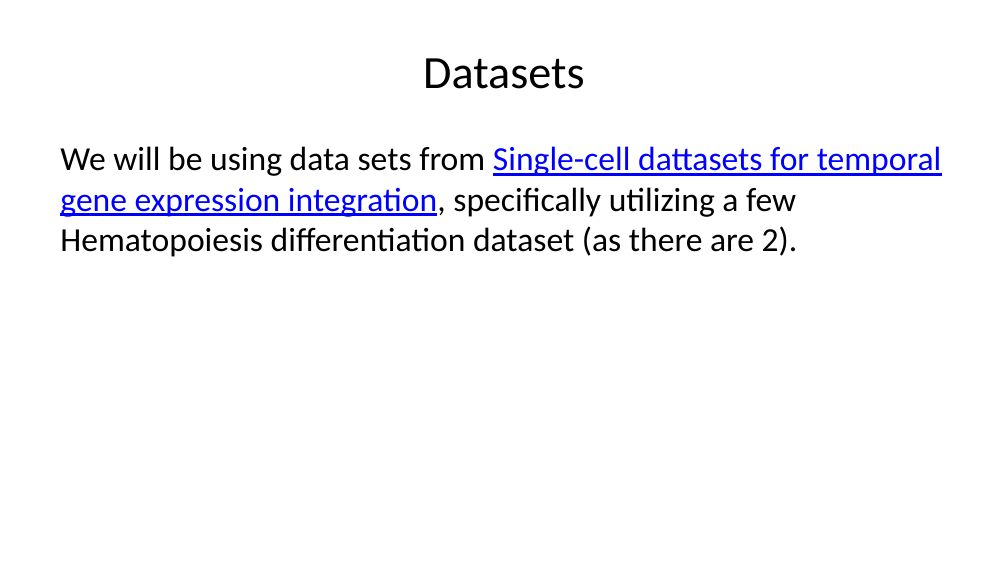
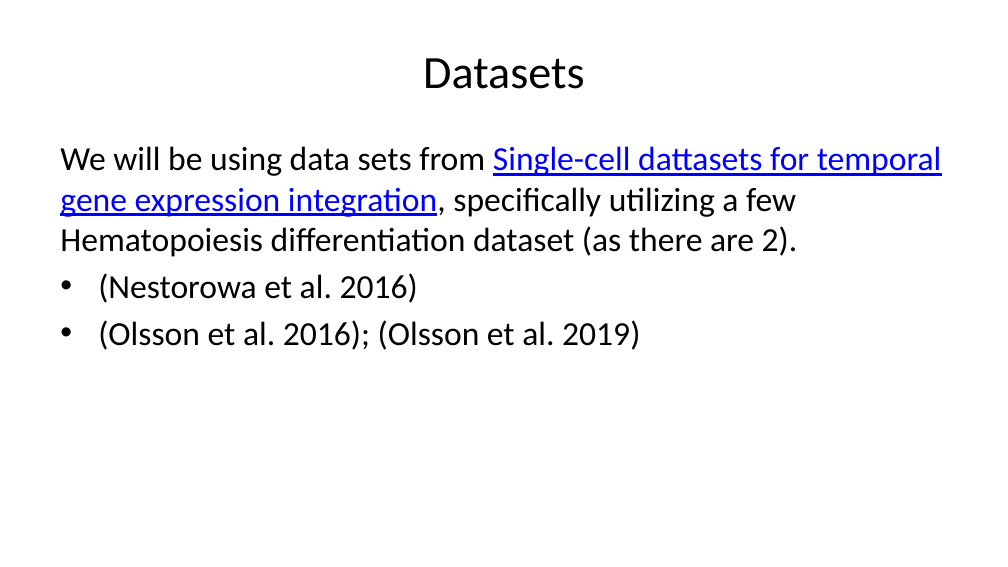
Before and after one commit to jtlandis/Comp683-Proj, a slide deck: slide 7 of _Project-Proposal.pptx. Drawn at 1008x567 pixels with LibreOffice and Linux fonts; fonts in the diff are those of the drawing. Boxes give left, top, right and bottom in pixels: in the first picture for what was removed or moved away, otherwise in the second. Text is boxed around its words. In the diff, an @@ line names an element or a change of style, - is before the commit and + after.

```diff
--- a/_Project-Proposal.pptx
+++ b/_Project-Proposal.pptx
@@ text at bbox=[98, 273, 640, 350]: paragraphs added @@
+• (Nestorowa et al. 2016)
+• (Olsson et al. 2016); (Olsson et al. 2019)
```
Also in this commit, not shown: 6 other slides changed, 1 slide added, 2 slides removed.
